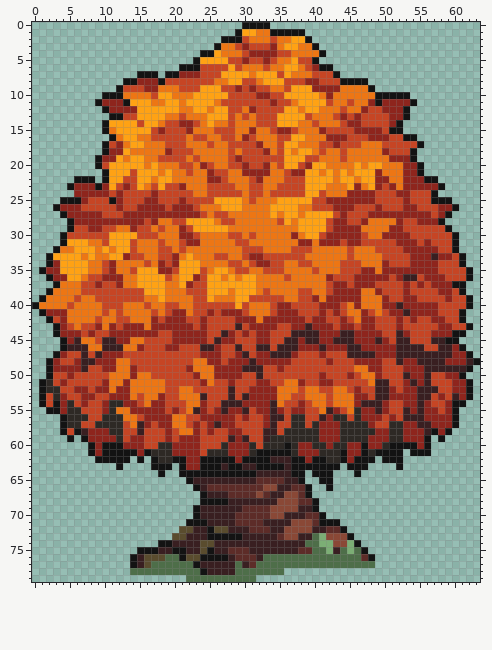
Sprite sheet: Assets/5.Art/Dean Art/AutumnTree.png. The picture above was drawn from the file before the commit.
The file is 64x80 pixels.
After:
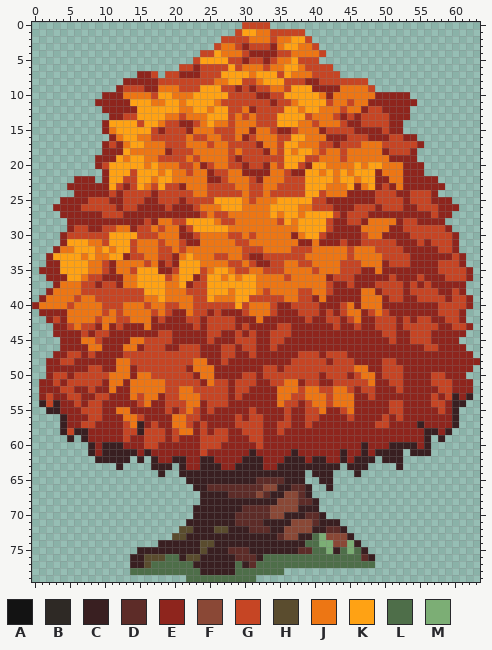
Palette (. is transparent): A #131313  B #2e2925  C #391f21  D #5d2c28  E #8e251d  F #8a4836  G #c64524  H #5a4c2e  J #ed7614  K #ffa214  L #4e6e49  M #7cae75
Difference:
Changed rows in their new state; - is an unchanged pixel.
first column x 0:
 0 ------------------------------GGGG------------------------------
 1 -----------------------------G----GGGGG-------------------------
 2 ---------------------------GGG---------G------------------------
 3 --------------------------G-------------G-----------------------
 4 ------------------------GG---------------G----------------------
 5 -----------------------G----------------G-----------------------
 6 ---------------------GGE----------------GGG---------------------
 7 ---------------EEG-GG----------------------G--------------------
 8 -------------EE---G-------------------------GGGG----------------
 9 ------------E-----------------------------------G---------------
10 ----------EEE------------------------------------EEEEE----------
11 ---------E---E-----------------------------------E----E---------
12 ----------E------------------------------------------E----------
13 -----------EE----------------------------------------E----------
14 ----------E-----------------------------------------E-----------
15 ----------E----------------------------------------EE-----------
16 -----------E-----------------------------------------EE---------
17 ----------E--------------------------------------------E--------
18 ----------E-------------------------------------------E---------
19 ---------E--------------------------------------------E---------
20 ---------E---------------------------------------------E--------
21 ----------E--------------------------------------------E--------
22 ------EEE-E---------------------------------------------EE------
23 -----E---E------------------------------------------------E-----
24 ---------------------------------------------------------E------
25 ----EEE----E---------------------------------------------EEE----
26 ---E--------------------------------------------------------E---
27 ----E------------------------------------------------------E----
28 -----E----------------------------------------------------E-----
29 -----E-----------------------------------------------------E----
30 ----E-------------------------------------------------------E---
31 ----E-------------------------------------------------------E---
32 ---E--------------------------------------------------------E---
33 --E------------------------------------------------------E---E--
34 --E----------------------------------------------------------E--
35 -E------------------------------------------------------------E-
36 --E--------------------------------------------------EE-------E-
37 ---E--------------------------------------------------------EE--
38 --E----------------------------------------------------------E--
39 -E------------------------------------------------------------E-
40 E---------------------------------------------------E---------E-
41 -E---------------------------------------------------E-------E--
42 --E----------------------------------------------------------E--
43 ---E-------------------------E---------E----------------------E-
44 ---E-----------------------E---------EEEE---EE------E-------EE--
45 ----E-E---EE--------------E---------EE-EE--EEE---E--EE---EEEE---
46 ----EEEE--EEE-----------EE---E--EE-EEE---E---EE-----EEEE--EE-E--
47 ---E---E-E--------------------E---EEE--------EEEE---EEEEEEEE--E-
48 --E----EE----------------------E--------------------E--EEEE---EE
49 --E----E----------------------EEE-----------------------EEEEEEE-
50 --E-----------------------------E--------------------E--E----E--
51 -EE----------------------------------------------EE---E-E-----E-
52 -EEE------------------------E--------------------EE----EEE----E-
53 -E-E--------------------G---E-E------------------EE----EE-----C-
54 -C-C-E-----EE--------------GEE----E------------EEE-----E----CC--
55 --CC-EE----E-----------G---E--E---E-------E---E--E---E-E----C---
56 ----CEEE--EEE---------------------EE-EE--E-EE-E------EEE----C---
57 ----CEE--EEEE-------------E-------E--EE-E---EEEE---EE---E---C---
58 ----C-C----EE--------------------EE-EEEEE---EEEEE--EE----C-C----
59 -----C-C----E---------------E-E--EEEEEEEE---EEEE---EE---C-C-----
60 --------C-CCC-----EE-------E---E-EEEEE--EE-EE--C--ECCCC-C-------
61 --------C-CCCCC-CEEE-----EEE---CEEEEEC---EEEC--CECCCC-CCC-------
62 ---------CCCCC-C-CEECC--CCEEE-CCCEEE-CC-CCEEC-CCC-CCC-----------
63 ------------C----CCC-C--CCCEEC--CEEC-CCCCCCC-CCC----C-----------
64 ------------------C--CCCCCCCCCCC-----CC-CCC---C-----------------
65 ----------------------C---------------C--CC---------------------
66 -----------------------C---------------C--C---------------------
67 ------------------------C--------------C------------------------
68 ------------------------CCCC------------C-----------------------
69 -----------------------C----------------C-----------------------
70 -----------------------C-----------------C----------------------
71 ----------------------CCC----------------CCC--------------------
72 -------------------------C------------------C-------------------
73 -------------------------CCCCC---------------C------------------
74 ------------------CC--------------------------C-----------------
75 ---------------CCC--CC---C---------------------C----------------
76 --------------C------C--CCCC--------------------C---------------
77 --------------C--------C----------------------------------------
78 ------------------------C---------------------------------------
